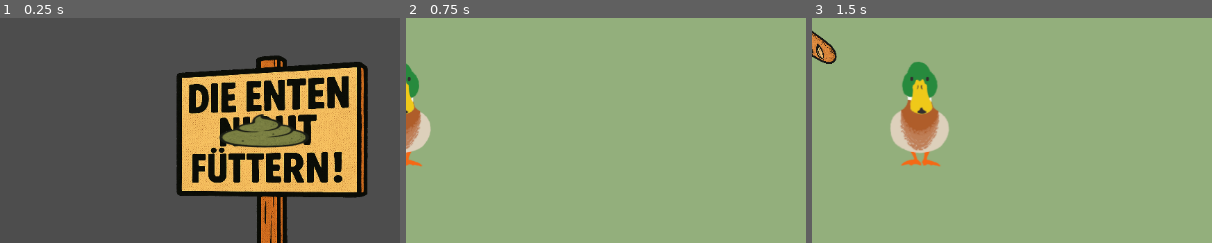
Above: before the commit, frames 1-3 (left to right).
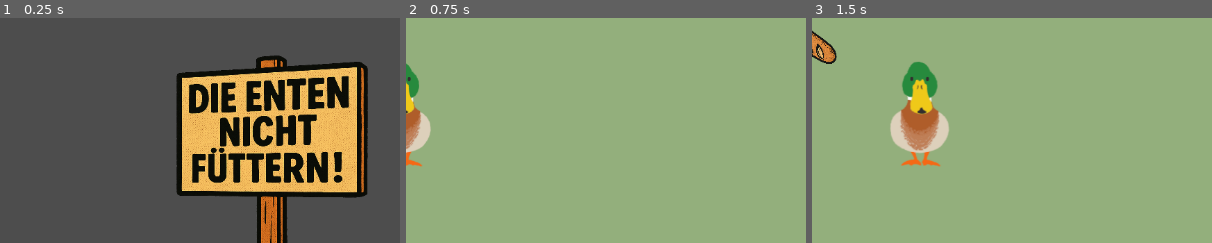
Above: after the commit, the same moments.

Repository: baguette-ballett/baguette-ballett
Game: Godot game, scene res://scenes/intro/intro.tscn
Same seed, same stepped clock (60 frames per second), same inputs: the game is played once before the commit and once after it. This scene is started directly instead of the project's main scene.
Inputs:
- Up to frame 1 (0.25 s): no input
- Up to frame 2 (0.75 s): click "Start" at 0.5 s
- Up to frame 3 (1.5 s): hold Right (right) from 1.28 s (still down)
The pictures show only the part of the screen within x 50-100%, y 46-96%; the shares and areas given below are measured in that part.

The runs differ from the first frame. In frame 1, 1.9% of the frame differs, in the area x 54-77%, y 42-58%; in frame 2, nothing differs; in frame 3, nothing differs.

Commit message:
Flying poop

Diff:
--- a/scenes/intro/duckpoop.gd
+++ b/scenes/intro/duckpoop.gd
@@ -1,5 +1,6 @@
 extends CharacterBody2D
 
-func _physics_process(delta):
+func _physics_process(_delta):
 	velocity = Vector2(0, 300)
-	move_and_slide()
+	if position.y < 455:
+		move_and_slide()
--- a/scenes/intro/intro.tscn
+++ b/scenes/intro/intro.tscn
@@ -32,14 +32,15 @@
 text = "Start"
 script = ExtResource("4_1rrv8")
 
-[node name="Sprite2D" type="Sprite2D" parent="."]
-position = Vector2(956, 463)
-scale = Vector2(1.44588, 0.769885)
-texture = ExtResource("3_teox7")
-
-[node name="Duckpoop" type="CharacterBody2D" parent="Sprite2D"]
-scale = Vector2(0.157715, 0.109375)
+[node name="Duckpoop" type="CharacterBody2D" parent="."]
+position = Vector2(956, -750)
+scale = Vector2(0.228037, 0.0842062)
 script = ExtResource("4_ir5dn")
 
-[node name="CollisionShape2D" type="CollisionShape2D" parent="Sprite2D/Duckpoop"]
+[node name="CollisionShape2D" type="CollisionShape2D" parent="Duckpoop"]
+scale = Vector2(1, 1)
 shape = SubResource("CircleShape2D_ir5dn")
+
+[node name="Sprite2D" type="Sprite2D" parent="Duckpoop"]
+scale = Vector2(6.34055, 9.14286)
+texture = ExtResource("3_teox7")
